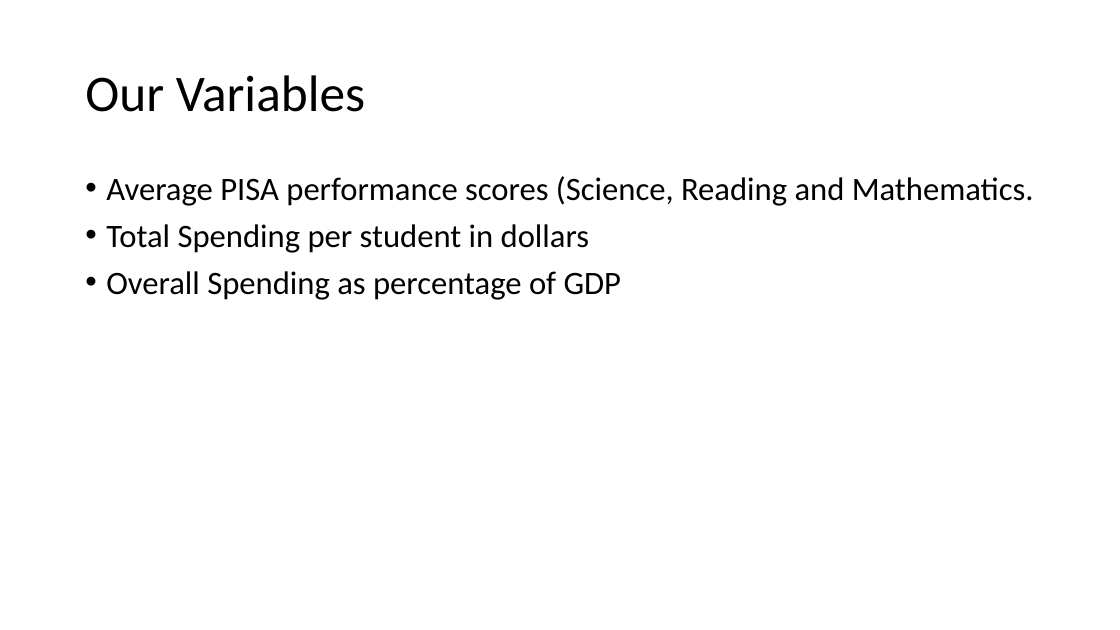
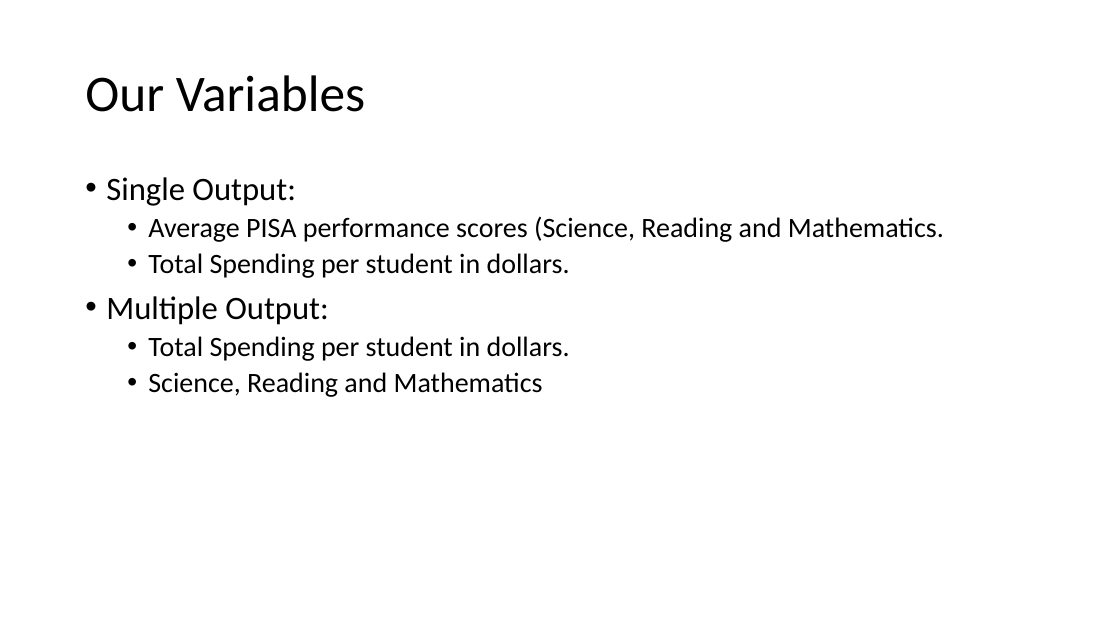
Before and after one commit to AndeyNunes/educationDEA, a slide deck: slide 7 of Project Presentation.pptx. Drawn at 1120x630 pixels with LibreOffice and Linux fonts; fonts in the diff are those of the drawing. Boxes give left, top, right and bottom in pixels: in the first picture for what was removed or moved away, otherwise in the second. Text is boxed around its words. In the diff, an @@ line names an element or a change of style, - is before the commit and + after.

Commit message:
ppt changes

```diff
--- a/Project Presentation.pptx
+++ b/Project Presentation.pptx
@@ text at bbox=[106, 177, 296, 206]: paragraph added @@
+• Single Output:
@@ text at bbox=[148, 216, 944, 242]: size 28 to 24 pt in "Average PISA performance scores (Science, Reading and ..."; list level 1 to 2 in "Average PISA performance scores (Science, ..." @@
@@ text at bbox=[106, 253, 570, 397]: text changed; size 28 to 24 pt @@
-• Total Spending per student in dollars
-• Overall Spending as percentage of GDP
+  • Total Spending per student in dollars.
+• Multiple Output:
+  • Total Spending per student in dollars.
+  • Science, Reading and Mathematics
```
Also in this commit, not shown: 4 other slides changed.
